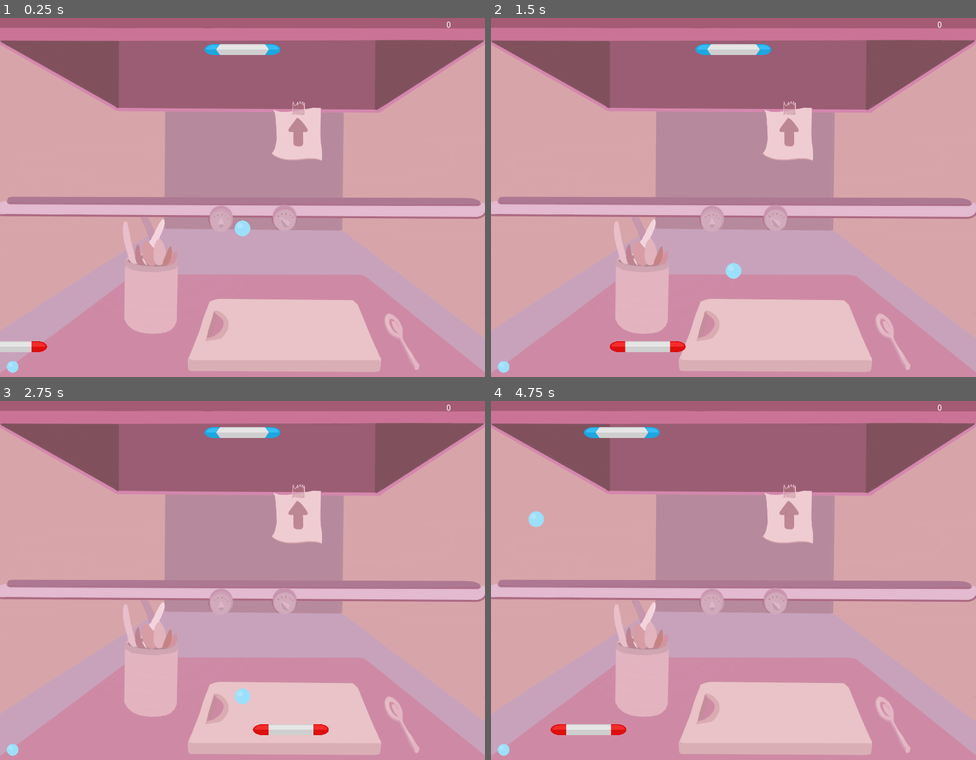
Above: before the commit, frames 1-4 (two rows, left to right).
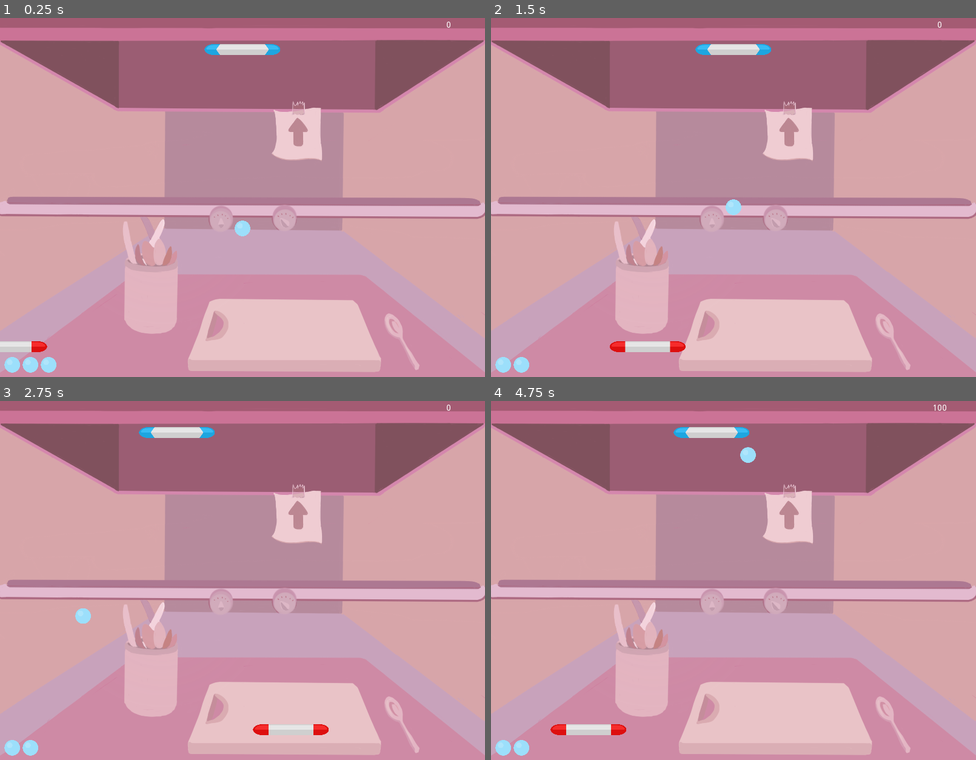
Above: after the commit, the same moments.

Repository: Chikoness/GodotEnginePractice_Pong
Game: Godot game, scene res://World.tscn
Two runs of this game, one before a commit and one after it. Both use one fixed random seed, a clock stepped at 60 frames per second and the inputs below.
Inputs (mouse positions are in pixels of both pictures, inside the frame that each line leads up to):
- Up to frame 1 (0.25 s): no input
- Up to frame 2 (1.5 s): tap Enter at 0.5 s; move the mouse to (840, 175) at 0.52 s; tap Space at 0.6, 0.77, 1.07, 1.35 s; move the mouse to (636, 211) at 1.27 s
- Up to frame 3 (2.75 s): tap Space at 1.52, 1.82, 2.1 s; move the mouse to (291, 497) at 2.02 s
- Up to frame 4 (4.75 s): move the mouse to (709, 652) at 2.77 s; tap Space at 2.85, 3.02, 3.32, 3.6, 3.77, 4.07, 4.35, 4.52 s; move the mouse to (879, 634) at 3.52 s; move the mouse to (588, 523) at 4.27 s

The runs differ from the first frame. In frame 1, 0.3% of the frame differs, in the area x 0-12%, y 94-99%; in frame 2, 0.4%; in frame 3, 1.2%; in frame 4, 1.3%, in the area x 0-94%, y 1-99%.

Commit message:
Remaining health icons. Press space to restart when game over.

Diff:
--- a/source/World.gd
+++ b/source/World.gd
@@ -1,9 +1,37 @@
 extends Node
 
 signal score_text_set(score)
+signal health_bar_set(health)
+signal game_over_set(is_game_over)
 
-var current_score = 0
+var _current_score = 0
+var _current_life = 3
+var _is_game_over = false
 
 func _on_Ball_score_added(score):
-	current_score += score
-	emit_signal("score_text_set", str(current_score))
+	_current_score += score
+	emit_signal("score_text_set", str(_current_score))
+
+func _on_Ball_ball_dropped():
+	if _current_life > 0:
+		_current_life -= 1
+		emit_signal("health_bar_set", _current_life)
+
+	if _current_life == 0:
+		_is_game_over = true
+		get_tree().paused = true
+
+	emit_signal("game_over_set", _is_game_over)
+	if _is_game_over:
+		set_process_input(true)
+
+func _ready():
+	emit_signal("health_bar_set", _current_life)
+	set_process_input(false)
+
+func _input(event):
+	if event is InputEventKey:
+		if event.pressed && event.scancode == KEY_SPACE:
+			get_tree().reload_current_scene()
+			get_tree().paused = false
+			set_process_input(false)
--- a/source/World.tscn
+++ b/source/World.tscn
@@ -1,20 +1,70 @@
-[gd_scene load_steps=10 format=2]
+[gd_scene load_steps=9 format=2]
 
 [ext_resource path="res://World.gd" type="Script" id=1]
-[ext_resource path="res://ScoreText.gd" type="Script" id=2]
-[ext_resource path="res://background/vent.png" type="Texture" id=3]
-[ext_resource path="res://paddle/paddle.tscn" type="PackedScene" id=4]
-[ext_resource path="res://enemy_paddle/enemy_paddle.tscn" type="PackedScene" id=5]
-[ext_resource path="res://ball/ball.tscn" type="PackedScene" id=6]
-[ext_resource path="res://ball/ball.gd" type="Script" id=7]
-[ext_resource path="res://background/kitchenbg.png" type="Texture" id=8]
-[ext_resource path="res://life/ballLifeSpritesheet.png" type="Texture" id=9]
+[ext_resource path="res://background/vent.png" type="Texture" id=2]
+[ext_resource path="res://paddle/paddle.tscn" type="PackedScene" id=3]
+[ext_resource path="res://enemy_paddle/enemy_paddle.tscn" type="PackedScene" id=4]
+[ext_resource path="res://ball/ball.tscn" type="PackedScene" id=5]
+[ext_resource path="res://background/kitchenbg.png" type="Texture" id=6]
+[ext_resource path="res://ScoreText.gd" type="Script" id=7]
+[ext_resource path="res://ui/health_bar/health_bar.tscn" type="PackedScene" id=8]
 
 [node name="World" type="Node" index="0"]
 
+pause_mode = 2
 script = ExtResource( 1 )
+_sections_unfolded = [ "Pause" ]
 
-[node name="ScoreText" type="Label" parent="." index="0"]
+[node name="BackgroundVent" type="Sprite" parent="." index="0"]
+
+pause_mode = 1
+position = Vector2( 400, 23 )
+z_index = -1
+texture = ExtResource( 2 )
+_sections_unfolded = [ "Pause", "Z Index" ]
+
+[node name="Paddle" parent="." index="1" instance=ExtResource( 3 )]
+
+pause_mode = 1
+position = Vector2( 400, 550 )
+z_index = 2
+_sections_unfolded = [ "Pause", "Transform", "Z Index" ]
+
+[node name="EnemyPaddle" parent="." index="2" instance=ExtResource( 4 )]
+
+pause_mode = 1
+position = Vector2( 400, 60 )
+z_index = 2
+_sections_unfolded = [ "Pause", "Z Index" ]
+
+[node name="Ball" parent="." index="3" instance=ExtResource( 5 )]
+
+pause_mode = 1
+position = Vector2( 400, 280 )
+z_index = -3
+_sections_unfolded = [ "Angular", "Collision", "Linear", "Pause", "Z Index", "collision" ]
+
+[node name="BackgroundBG" type="Sprite" parent="." index="4"]
+
+pause_mode = 1
+position = Vector2( 400, 300 )
+z_index = -5
+texture = ExtResource( 6 )
+_sections_unfolded = [ "Pause", "Transform", "Visibility", "Z Index" ]
+__meta__ = {
+"_edit_lock_": true
+}
+
+[node name="UI" type="CanvasLayer" parent="." index="5"]
+
+layer = 1
+offset = Vector2( 0, 0 )
+rotation = 0.0
+scale = Vector2( 1, 1 )
+transform = Transform2D( 1, 0, 0, 1, 0, 0 )
+_sections_unfolded = [ "Pause" ]
+
+[node name="ScoreText" type="Label" parent="UI" index="0"]
 
 anchor_left = 0.0
 anchor_top = 0.0
@@ -36,56 +86,19 @@
 percent_visible = 1.0
 lines_skipped = 0
 max_lines_visible = -1
-script = ExtResource( 2 )
+script = ExtResource( 7 )
 
-[node name="BackgroundVent" type="Sprite" parent="." index="1"]
+[node name="HealthBar" parent="UI" index="1" instance=ExtResource( 8 )]
 
-position = Vector2( 400, 23 )
-z_index = -1
-texture = ExtResource( 3 )
-_sections_unfolded = [ "Z Index" ]
+[connection signal="game_over_set" from="." to="Paddle" method="_on_World_game_over_set"]
 
-[node name="Paddle" parent="." index="2" instance=ExtResource( 4 )]
+[connection signal="game_over_set" from="." to="Ball" method="_on_World_game_over_set"]
 
-position = Vector2( 400, 550 )
-z_index = 2
-_sections_unfolded = [ "Transform", "Z Index" ]
+[connection signal="health_bar_set" from="." to="UI/HealthBar" method="_on_World_health_bar_set"]
 
-[node name="EnemyPaddle" parent="." index="3" instance=ExtResource( 5 )]
+[connection signal="score_text_set" from="." to="UI/ScoreText" method="_on_World_score_text_set"]
 
-position = Vector2( 400, 60 )
-z_index = 2
-_sections_unfolded = [ "Z Index" ]
-
-[node name="Ball" parent="." index="4" instance=ExtResource( 6 )]
-
-position = Vector2( 400, 280 )
-z_index = -3
-script = ExtResource( 7 )
-_sections_unfolded = [ "Angular", "Collision", "Linear", "Z Index", "collision" ]
-bounce = 300.0
-directional_factor = 10.0
-points = 100
-
-[node name="BackgroundBG" type="Sprite" parent="." index="5"]
-
-position = Vector2( 400, 300 )
-z_index = -5
-texture = ExtResource( 8 )
-_sections_unfolded = [ "Transform", "Visibility", "Z Index" ]
-__meta__ = {
-"_edit_lock_": true
-}
-
-[node name="ballLife" type="Sprite" parent="." index="6"]
-
-position = Vector2( 41.7182, 583.29 )
-scale = Vector2( 0.15, 0.15 )
-texture = ExtResource( 9 )
-hframes = 3
-_sections_unfolded = [ "Animation", "Transform" ]
-
-[connection signal="score_text_set" from="." to="ScoreText" method="_on_World_score_text_set"]
+[connection signal="ball_dropped" from="Ball" to="." method="_on_Ball_ball_dropped"]
 
 [connection signal="ball_pos_set" from="Ball" to="EnemyPaddle" method="_on_Ball_ball_pos_set"]
 
--- a/source/ball/ball.gd
+++ b/source/ball/ball.gd
@@ -2,43 +2,55 @@
 
 signal score_added(score)
 signal ball_pos_set(pos)
+signal ball_dropped
 
 export (float) var bounce = 300.0
 export (float) var directional_factor = 10.0
 export (int) var points = 100
 
 var _velocity = Vector2(0, bounce)
+var _is_game_over = false
+
+func _on_World_game_over_set(is_game_over):
+	_is_game_over = is_game_over
+	if _is_game_over:
+		$BallSprite.hide()
+	else:
+		$BallSprite.show()
+
+func _on_VisibilityNotifier2D_viewport_exited(viewport):
+	if position.y >= get_viewport_rect().size.y:
+		emit_signal("ball_dropped")
+		# ball passes player // lose
+		position = Vector2(400, 300)
+		_velocity = Vector2(0, bounce)
 
 func _ready():
 	emit_signal("ball_pos_set", position)
 
 func _physics_process(delta):
-	# move and collide the ball at a velocity (displacement over time in delta)
-	var _col_info = move_and_collide(_velocity * delta)
+	if !_is_game_over:
+		# move and collide the ball at a velocity (displacement over time in delta)
+		var _col_info = move_and_collide(_velocity * delta)
 
-	if _col_info: # if there is collision
-		if _col_info.collider.name.find("Paddle") > -1: # if collide with "Paddle"
-			# bounce back direction depends on ball's distance from paddle, then times a number
-			_velocity.x = (position.x - _col_info.collider.position.x) * directional_factor
-			var _bounce_direction = -sign(_velocity.y)
-			_velocity.y = 0
-			_velocity.y += _bounce_direction * bounce
+		if _col_info: # if there is collision
+			if _col_info.collider.name.find("Paddle") > -1: # if collide with "Paddle"
+				# bounce back direction depends on ball's distance from paddle, then times a number
+				_velocity.x = (position.x - _col_info.collider.position.x) * directional_factor
+				var _bounce_direction = -sign(_velocity.y)
+				_velocity.y = 0
+				_velocity.y += _bounce_direction * bounce
 
 
-	if position.x < 0:
-		_velocity.x = abs(_velocity.x)
-	if position.x > get_viewport_rect().size.x:
-		_velocity.x = -abs(_velocity.x)
+		if position.x < 0:
+			_velocity.x = abs(_velocity.x)
+		if position.x > get_viewport_rect().size.x:
+			_velocity.x = -abs(_velocity.x)
 
-	if position.y < 0:
-		# ball passes enemy // win
-		position = Vector2(400, 300)
-		_velocity = Vector2(0, -bounce)
-		emit_signal("score_added", points)
+		if position.y < 0:
+			# ball passes enemy // win
+			position = Vector2(400, 300)
+			_velocity = Vector2(0, -bounce)
+			emit_signal("score_added", points)
 
-	if position.y > get_viewport_rect().size.y:
-		# ball passes player // lose
-		position = Vector2(400, 300)
-		_velocity = Vector2(0, bounce)
-
-	emit_signal("ball_pos_set", position)
+		emit_signal("ball_pos_set", position)
--- a/source/ball/ball.tscn
+++ b/source/ball/ball.tscn
@@ -1,6 +1,7 @@
-[gd_scene load_steps=3 format=2]
+[gd_scene load_steps=4 format=2]
 
-[ext_resource path="res://ball/Sprites/ballBlue_04.png" type="Texture" id=1]
+[ext_resource path="res://ball/ball.gd" type="Script" id=1]
+[ext_resource path="res://ball/Sprites/ballBlue_04.png" type="Texture" id=2]
 
 [sub_resource type="CircleShape2D" id=1]
 
@@ -13,14 +14,24 @@
 collision_layer = 1
 collision_mask = 1
 collision/safe_margin = 0.08
+script = ExtResource( 1 )
 _sections_unfolded = [ "Angular", "Linear" ]
+bounce = 300.0
+directional_factor = 10.0
+points = 100
 
 [node name="BallSprite" type="Sprite" parent="." index="0"]
 
 scale = Vector2( 0.2, 0.2 )
-texture = ExtResource( 1 )
+texture = ExtResource( 2 )
 _sections_unfolded = [ "Transform" ]
 
 [node name="CollisionShape2D" type="CollisionShape2D" parent="." index="1"]
 
 shape = SubResource( 1 )
+
+[node name="VisibilityNotifier2D" type="VisibilityNotifier2D" parent="." index="2"]
+
+rect = Rect2( -10, -10, 20, 20 )
+
+[connection signal="viewport_exited" from="VisibilityNotifier2D" to="." method="_on_VisibilityNotifier2D_viewport_exited"]
--- a/source/enemy_paddle/enemy_paddle.tscn
+++ b/source/enemy_paddle/enemy_paddle.tscn
@@ -6,9 +6,9 @@
 [sub_resource type="RectangleShape2D" id=1]
 
 custom_solver_bias = 0.0
-extents = Vector2( 10, 10 )
+extents = Vector2( 9.81725, 9.28526 )
 
-[node name="EnemyPaddle" type="KinematicBody2D"]
+[node name="EnemyPaddle" type="KinematicBody2D" index="0"]
 
 input_pickable = false
 collision_layer = 1
@@ -24,6 +24,6 @@
 
 [node name="CollisionShape2D" type="CollisionShape2D" parent="." index="1"]
 
-position = Vector2( -0.0550586, 0.0819479 )
 scale = Vector2( 6.28817, 0.925619 )
 shape = SubResource( 1 )
+_sections_unfolded = [ "Transform" ]
--- a/source/paddle/paddle.gd
+++ b/source/paddle/paddle.gd
@@ -1,6 +1,12 @@
 extends KinematicBody2D
 
+var _is_game_over = false
+
+func _on_World_game_over_set(is_game_over):
+	_is_game_over = is_game_over
+
 func _process(delta):
-	#mouse tracking
-	var motion = (get_global_mouse_position().x - get_position().x) * 0.2
-	translate(Vector2(motion, 0))
+	if !_is_game_over:
+		#mouse tracking
+		var motion = (get_global_mouse_position().x - get_position().x) * 0.2
+		translate(Vector2(motion, 0))
--- a/source/paddle/paddle.tscn
+++ b/source/paddle/paddle.tscn
@@ -6,9 +6,9 @@
 [sub_resource type="RectangleShape2D" id=1]
 
 custom_solver_bias = 0.0
-extents = Vector2( 62.5488, 9.34566 )
+extents = Vector2( 61.7728, 8.96371 )
 
-[node name="Paddle" type="KinematicBody2D"]
+[node name="Paddle" type="KinematicBody2D" index="0"]
 
 input_pickable = false
 collision_layer = 1
@@ -25,3 +25,4 @@
 [node name="CollisionShape2D" type="CollisionShape2D" parent="." index="1"]
 
 shape = SubResource( 1 )
+_sections_unfolded = [ "Transform" ]
--- /dev/null
+++ b/source/ui/health_bar/health_bar.gd
@@ -0,0 +1,21 @@
+extends Node2D
+
+export (PackedScene) var HealthSprite = preload("res://ui/health_bar/health_sprite.tscn")
+
+var _health_dict = {}
+
+func _on_World_health_bar_set(health):
+	for i in get_children():
+		i.queue_free()
+
+	_health_dict.clear()
+
+	for i in range(health):
+		var health_sprite = HealthSprite.instance()
+		_health_dict[i] = health_sprite
+		add_child(health_sprite)
+
+		var start_pos = Vector2(20, get_viewport_rect().size.y - 20)
+
+		health_sprite.position.x = start_pos.x + 30 * i
+		health_sprite.position.y = start_pos.y
--- /dev/null
+++ b/source/ui/health_bar/health_bar.tscn
@@ -0,0 +1,9 @@
+[gd_scene load_steps=3 format=2]
+
+[ext_resource path="res://ui/health_bar/health_bar.gd" type="Script" id=1]
+[ext_resource path="res://ui/health_bar/health_sprite.tscn" type="PackedScene" id=2]
+
+[node name="HealthBar" type="Node2D"]
+
+script = ExtResource( 1 )
+HealthSprite = ExtResource( 2 )
--- /dev/null
+++ b/source/ui/health_bar/health_sprite.tscn
@@ -0,0 +1,10 @@
+[gd_scene load_steps=2 format=2]
+
+[ext_resource path="res://ui/ballLifeSpritesheet.png" type="Texture" id=1]
+
+[node name="HealthSprite" type="Sprite" index="0"]
+
+scale = Vector2( 0.2, 0.2 )
+texture = ExtResource( 1 )
+hframes = 9
+_sections_unfolded = [ "Animation", "Transform" ]
Binary file added: source/ui/ballLifeSpritesheet.png
Not shown, changed: source/ui/ballLifeSpritesheet.png.import
